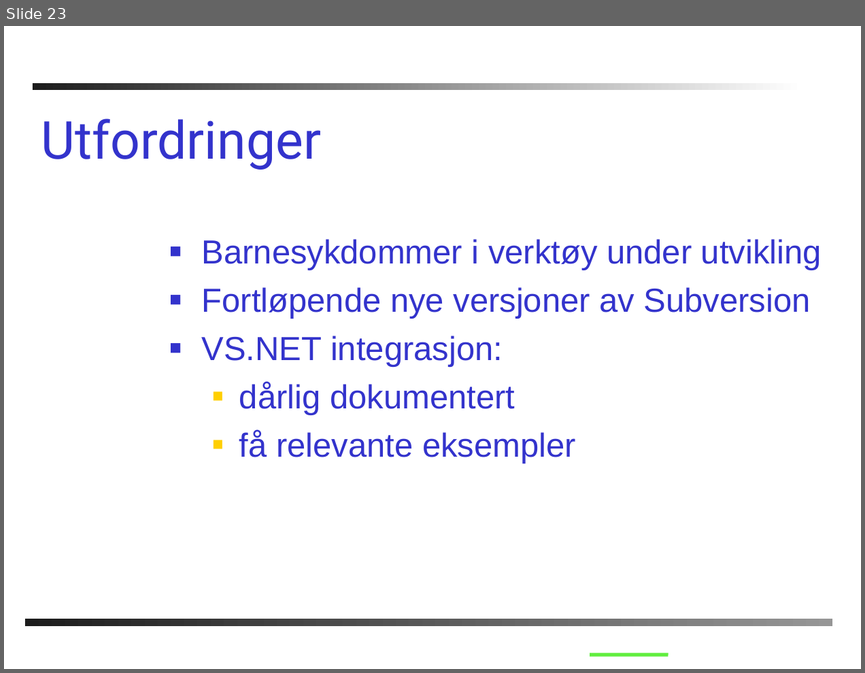
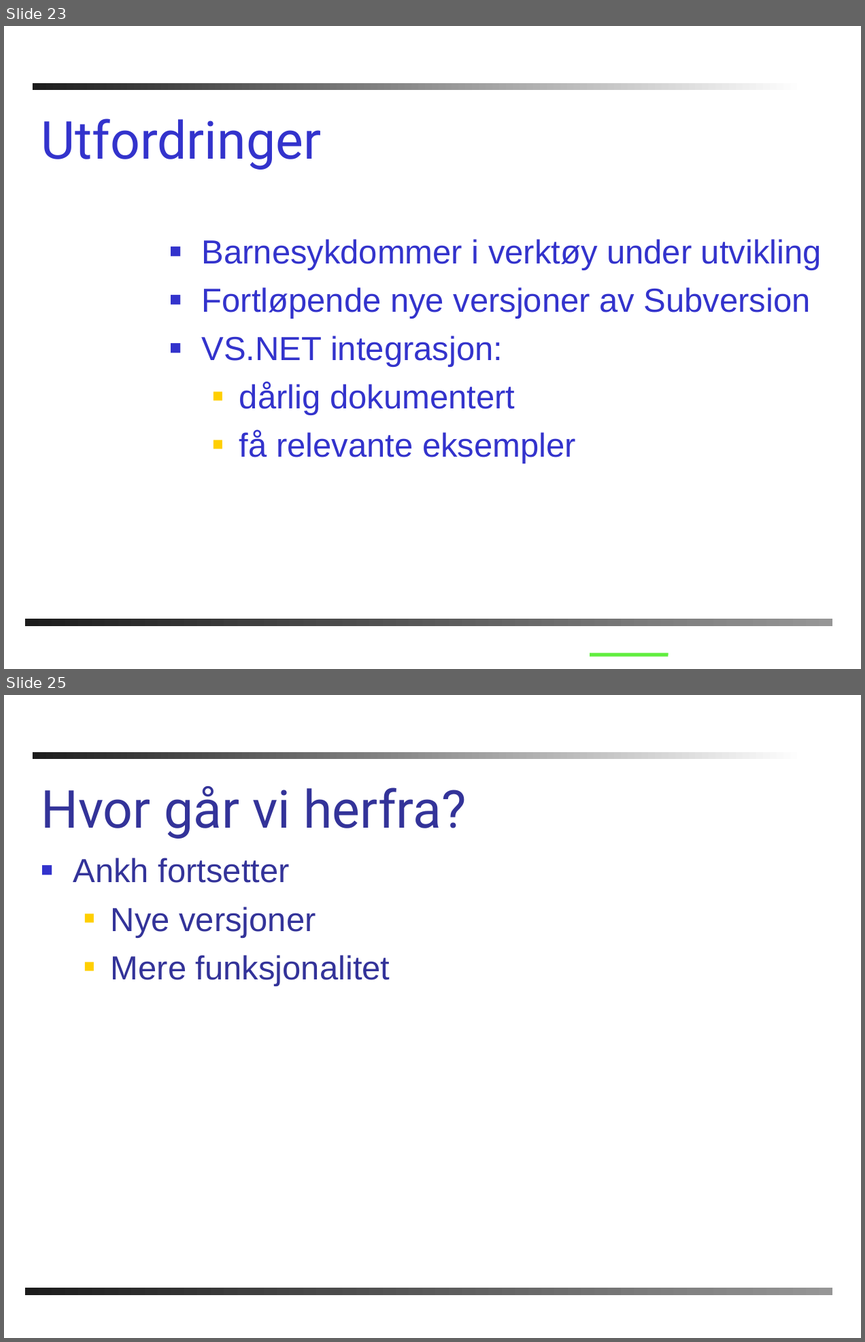
Before and after one commit to PhilJollans/AnkhSVN2019, a slide deck: doc/powerpoint/Subversion_addin_for_VS.NET.ppt. Shown one above the other, each under a label of ours: slide 23 before the commit, slides 23 and 25 after it; the slides between them are not shown. The pictures are 865x673 and 865x1342 pixels, drawn with LibreOffice and Linux fonts; fonts in the diff are those of the drawing; background and template pictures are left out. Boxes give left, top, right and bottom in pixels: in the first picture for what was removed or moved away, otherwise in the second. Text is boxed around its words. In the diff, an @@ line names an element or a change of style, - is before the commit and + after.

```diff
--- a/doc/powerpoint/Subversion_addin_for_VS.NET.ppt
+++ b/doc/powerpoint/Subversion_addin_for_VS.NET.ppt
@@ slide 25 added at bbox=[4, 695, 861, 1338], background #FFFFFF; not listed: 2 template elements that a slide beside it also shows @@
@@ title added at bbox=[41, 786, 466, 838], 44 pt, text #333399 @@
+Hvor går vi herfra?
@@ text added at bbox=[73, 858, 390, 986], 28 pt, text #333399 @@
+■ Ankh fortsetter
+  ■ Nye versjoner
+  ■ Mere funksjonalitet
```
Also in this commit, not shown: 2 slides changed, 1 other slide added, 1 slide removed, 1 other file.
